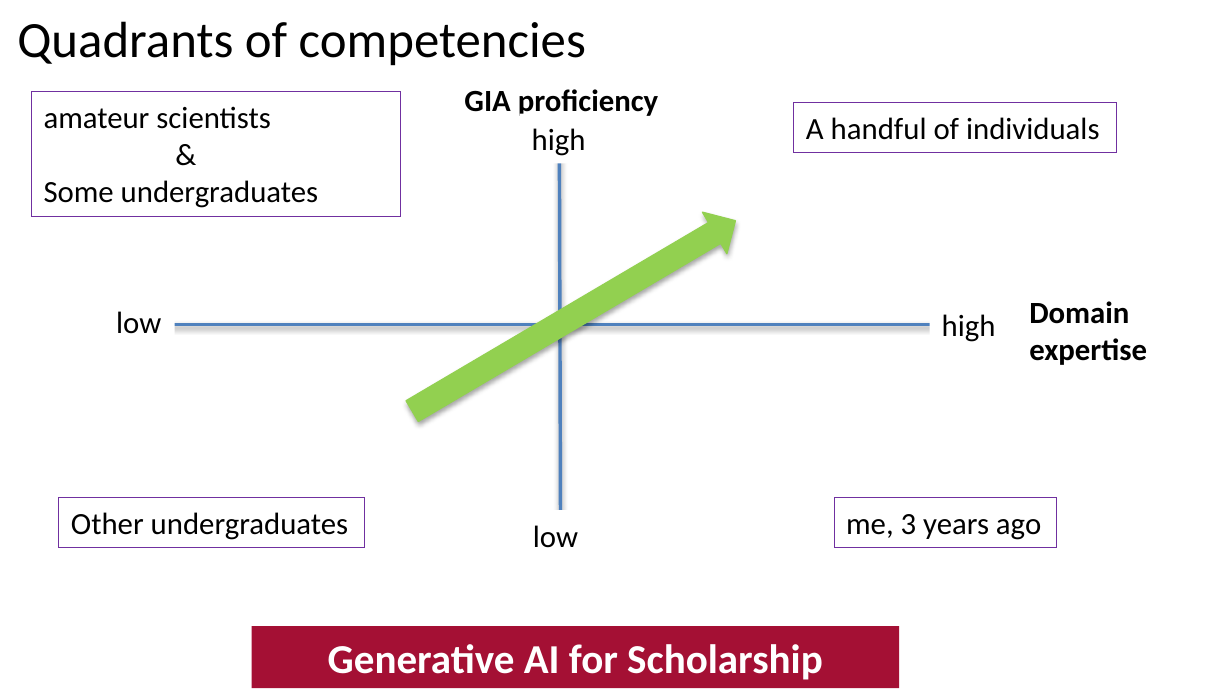
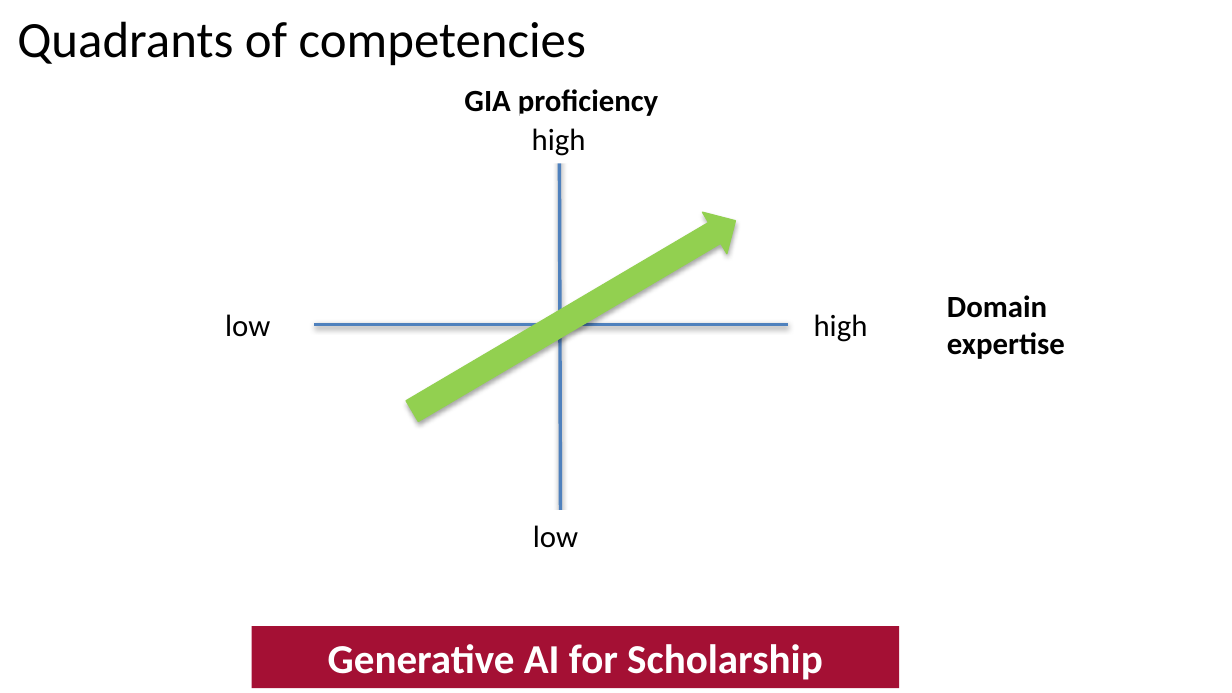
Before and after one commit to astrostubbs/GenAI-for-Scholarship, a slide deck: slide 6 of slides/Session1Slides.pptx (slide 7 before the commit). Drawn at 1232x693 pixels with LibreOffice and Linux fonts; fonts in the diff are those of the drawing; background and template pictures are left out. Boxes give left, top, right and bottom in pixels: in the first picture for what was removed or moved away, otherwise in the second. Text is boxed around its words. In the diff, an @@ line names an element or a change of style, - is before the commit and + after.

```diff
--- a/slides/Session1Slides.pptx
+++ b/slides/Session1Slides.pptx
@@ rectangle removed at (32, 92, 402, 217) @@
-amateur scientists
-&
-Some undergraduates
@@ rectangle removed at (793, 102, 1116, 152) @@
-A handful of individuals
@@ text "low": place and size @@
-text "low" at (116, 311, 161, 334)
+text "low" at (225, 314, 270, 337)
@@ text "high": place and size @@
-text "high" at (942, 314, 996, 342)
+text "high" at (814, 314, 868, 342)
@@ text "Domain": place and size @@
-text "Domain" at (1029, 301, 1147, 365)
+text "Domain" at (947, 295, 1065, 359)
@@ line moved from (120, 324) - (1002, 324) to (314, 324) - (788, 324) @@
@@ rectangle removed at (59, 498, 365, 547) @@
-Other undergraduates
@@ rectangle removed at (834, 498, 1057, 547) @@
-me, 3 years ago
```
Also in this commit, not shown: 1 slide removed.
